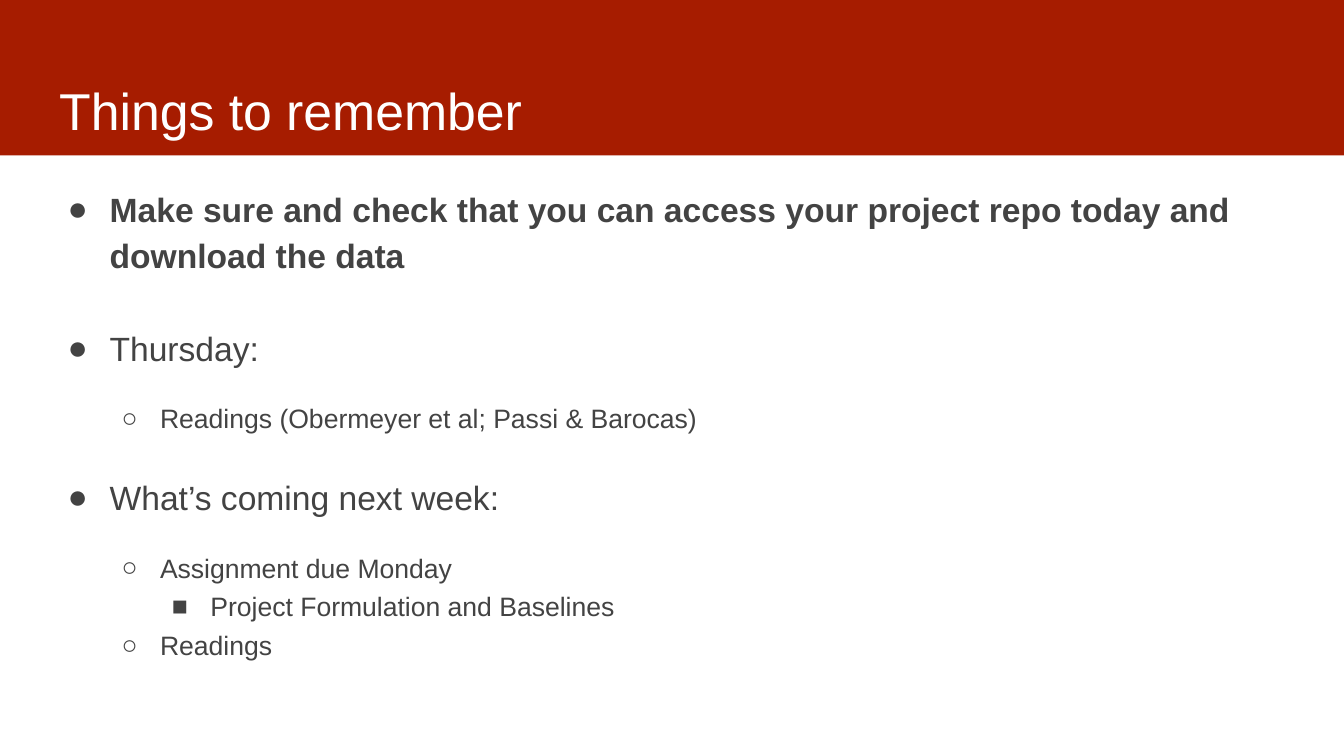
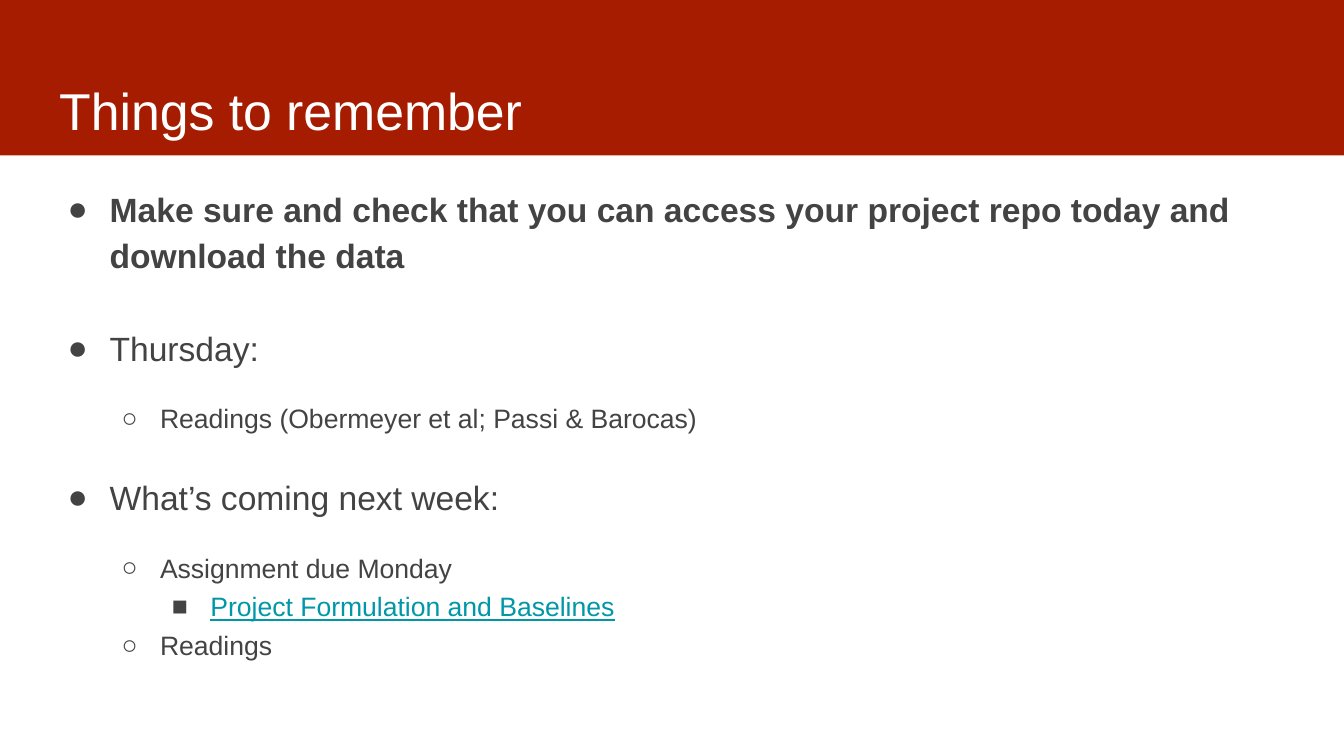
Before and after one commit to dssg/MLinPractice, a slide deck: slide 2 of Lectures/Lecture3-Data.pptx. Drawn at 1344x756 pixels with LibreOffice and Linux fonts; fonts in the diff are those of the drawing. Boxes give left, top, right and bottom in pixels: in the first picture for what was removed or moved away, otherwise in the second. Text is boxed around its words. In the diff, an @@ line names an element or a change of style, - is before the commit and + after.

```diff
--- a/Lectures/Lecture3-Data.pptx
+++ b/Lectures/Lecture3-Data.pptx
@@ text at <box>210,596,614,622</box>: text colour #434343 to #0097A7, underline on in "Project Formulation and Baselines" @@
```
Also in this commit, not shown: 5 other slides changed, 1 slide added.
